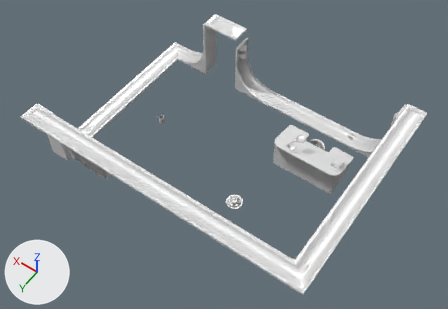
One commit to the glTF model www/models/iso_scenes/37.glb: the scene before it, then after it.
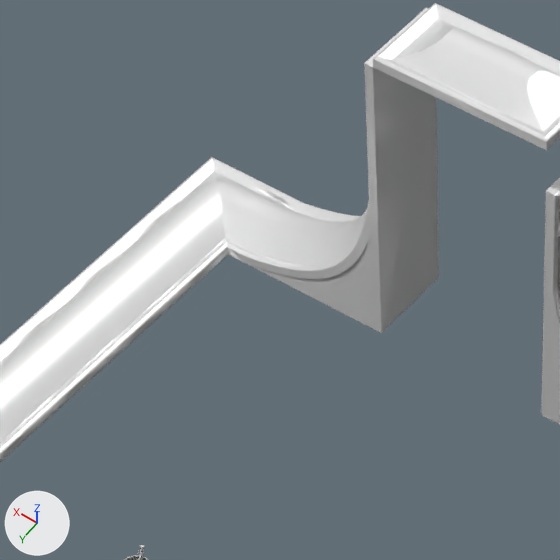
Old and new are each drawn whole from a 50 mm lens placed at (-3.48, 10.91, 26.36), pointed at (7.24, -4.09, 2.77) and again close up on the part from 30% to 53% of the width and 4% to 37% of the height. The axes (+X, +Y, +Z) are drawn at lower left. The lights are the same throughout. Where no turn or scale is listed for an object, it has been applied to the vertices. Vertices at the same position are counted once.

The first close-up shows 'colored'.
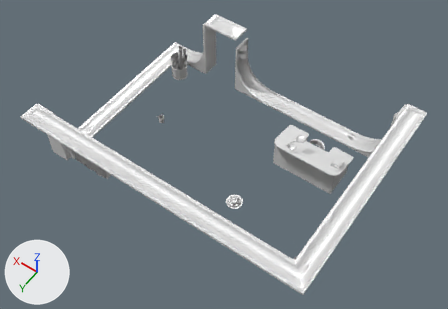
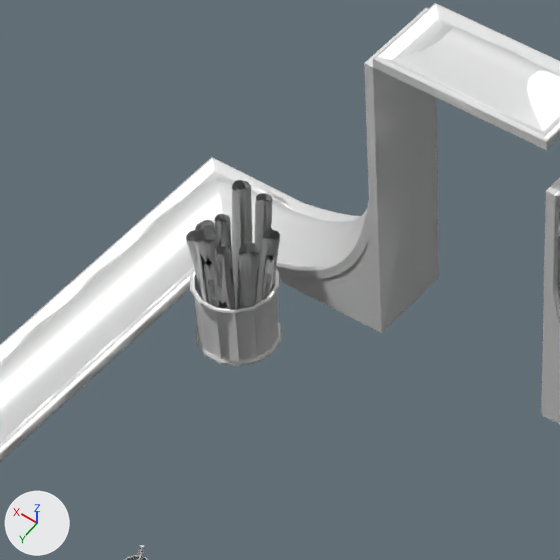
Changed parts and their boxes (x1, y1, x2, y2) in the close-ups (560 x 560 px):
'textured_6d60ae53', added
    after: (186, 180, 280, 310)
part 1 of me_mesh_0, added
    after: (190, 269, 281, 366)

What changed in the scene script:
```text
Add mat_material_1:
    mat_material_1 = principled_material('Material_1')
    mat_material_1.base_color = (0.8, 0.8, 0.8)  # white #e7e7e7
    mat_material_1.metallic = 0.5
Change me_mesh_0:
    used by ob_colored; location = (0.0, 0.0, 0.0)
    remove me_mesh_0.from_pydata(...)  # 26893 vertices, 54893 faces; spans x 0.0..15.0, y -10.0..1.0, z 1.0..5.3
    add me_mesh_0.from_pydata(...)  # 27007 vertices, 55117 faces; spans x 0.0..15.0, y -10.0..1.0, z 1.0..5.3
    me_mesh_0 part 1: a new loose piece of 114 vertices spanning x 13.0..14.0, y -9.0..-8.0, z 1.0..1.8, in mat_material_0
Add me_mesh_1:
    me_mesh_1.from_pydata(...)  # 1592 vertices, 2447 faces; spans x 12.96..13.98, y -8.99..-8.03, z 1.12..3.0
    me_mesh_1.materials.append(mat_material_1)  # its picture is missing
Add ob_textured_6d60ae53:
    ob_textured_6d60ae53 = bpy.data.objects.new('textured_6d60ae53', me_mesh_1)
    ob_textured_6d60ae53.location = (0.0, 0.0, 0.0)
```
